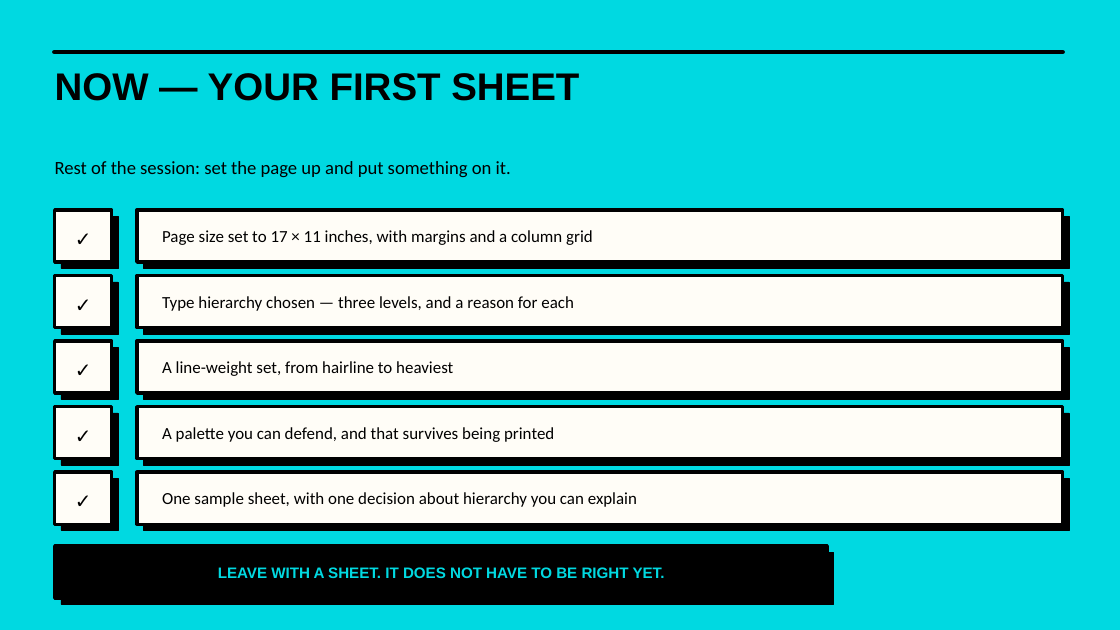
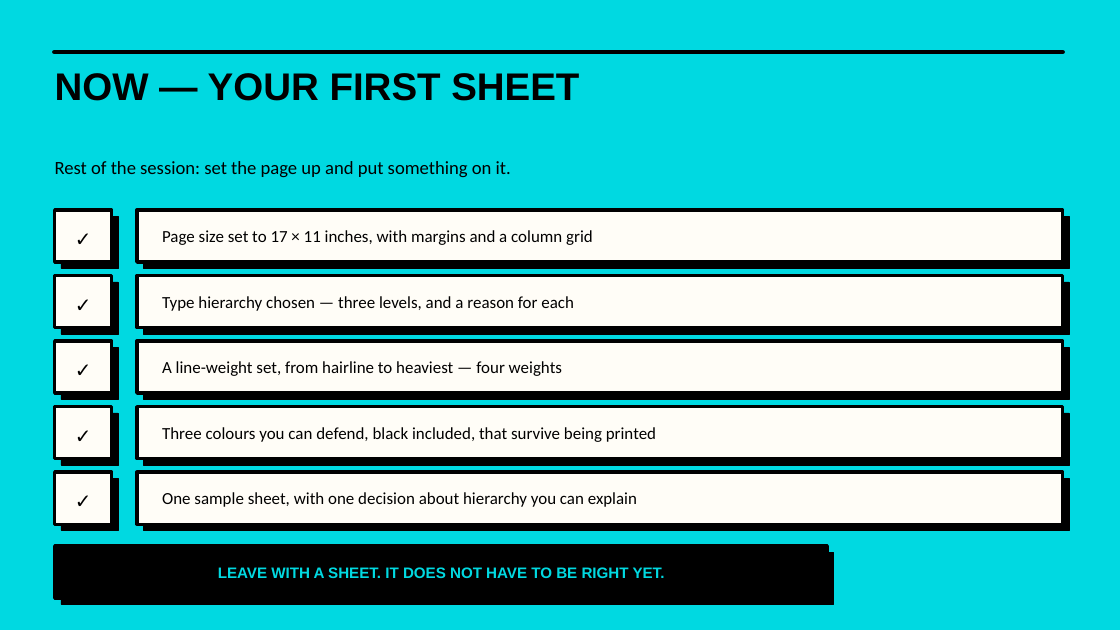
Before and after one commit to luigipacheco/arc3133, a slide deck: slide 11 of slides/ARC3133_Class01.pptx. Drawn at 1120x630 pixels with LibreOffice and Linux fonts; fonts in the diff are those of the drawing. Boxes give left, top, right and bottom in pixels: in the first picture for what was removed or moved away, otherwise in the second. Text is boxed around its words. In the diff, an @@ line names an element or a change of style, - is before the commit and + after.

```diff
--- a/slides/ARC3133_Class01.pptx
+++ b/slides/ARC3133_Class01.pptx
@@ text at [162, 361, 562, 376]: text changed @@
-A line-weight set, from hairline to heaviest
+A line-weight set, from hairline to heaviest — four weights
@@ text at [162, 427, 656, 442]: text changed @@
-A palette you can defend, and that survives being printed
+Three colours you can defend, black included, that survive being printed
```
Also in this commit, not shown: 6 other slides changed, 38 other files.
